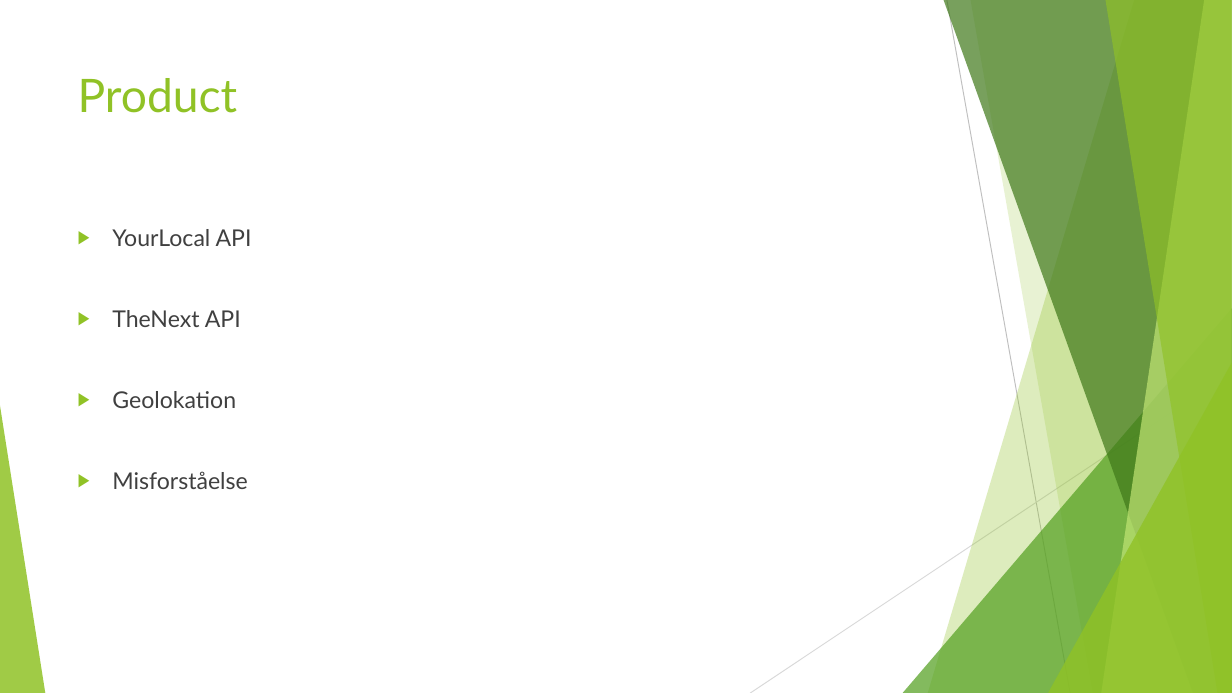
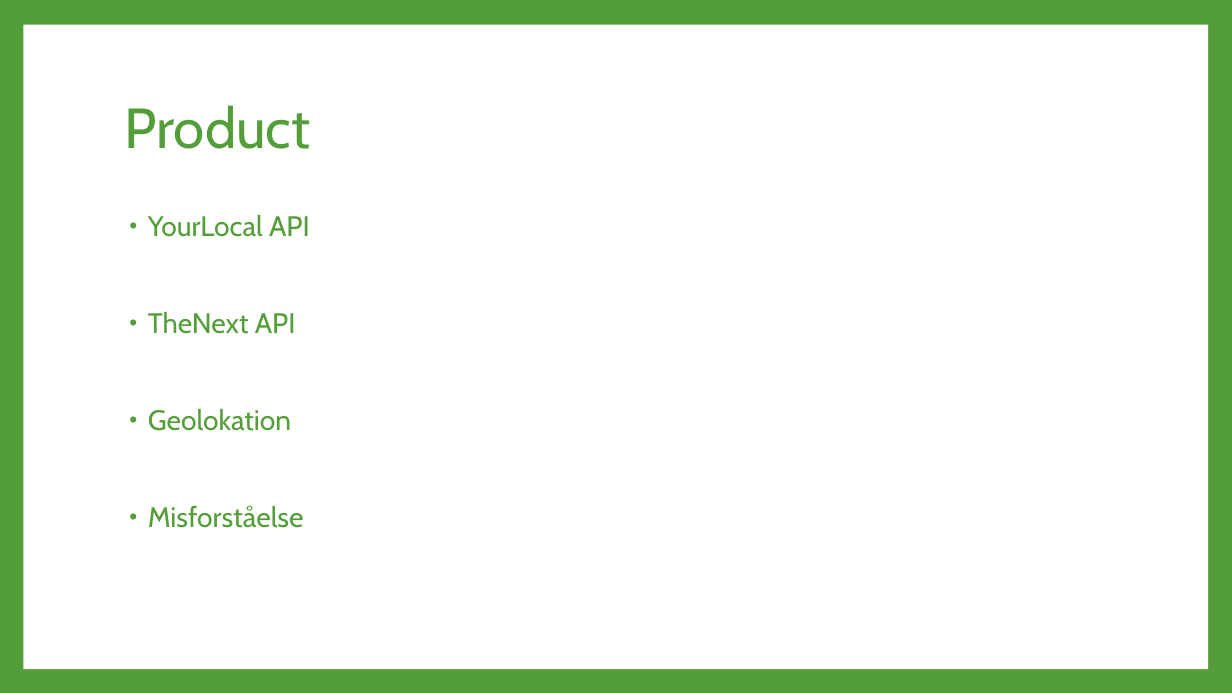
Before and after one commit to C-Strunge/3.SemesterSWD-Eksamen.Final, a slide deck: slide 4 of The Next præsentation.pptx. Drawn at 1232x693 pixels with LibreOffice and Linux fonts; fonts in the diff are those of the drawing. Boxes give left, top, right and bottom in pixels: in the first picture for what was removed or moved away, otherwise in the second. Text is boxed around its words. In the diff, an @@ line names an element or a change of style, - is before the commit and + after.

```diff
--- a/The Next præsentation.pptx
+++ b/The Next præsentation.pptx
@@ background #FFFFFF to #549E39 @@
@@ rectangle added at (23,25,1208,669), fill #FFFFFF @@
@@ title "Product": place and size @@
-title "Product" at (78,78,238,113)
+title "Product" at (125,105,311,149)
@@ title "Product" at (125,105,311,149): size 36 to 44 pt, font Lato to Cabin, text colour #90C226 to #549E39; line spacing 1 to 0.9; vertical alignment top to middle @@
@@ text "YourLocal API": place and size @@
-text "YourLocal API" at (112,229,252,489)
+text "YourLocal API" at (148,215,310,528)
@@ text "YourLocal API" at (148,215,310,528): size 18 to 22 pt, font Lato to Cabin, text colour #404040 to #549E39; bullet ▶ to •; line spacing 1 to 0.9; more space between paragraphs; bullet colour #90C226 to #549E39 @@
@@ group removed at (0,0,1232,693): 5 freeform shapes, 3 triangles, 2 lines @@
```
Also in this commit, not shown: 3 other slides changed, 2 slides added, 2 slides removed, 2 other files.
